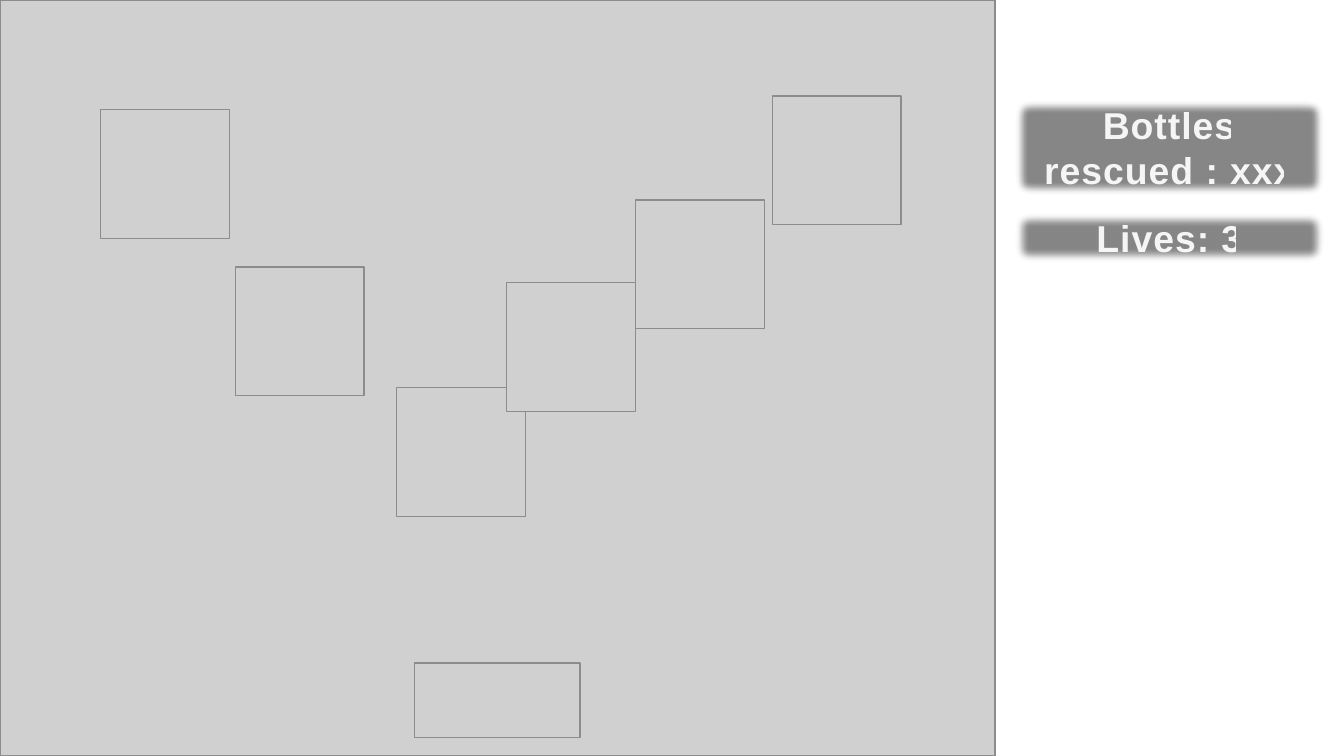
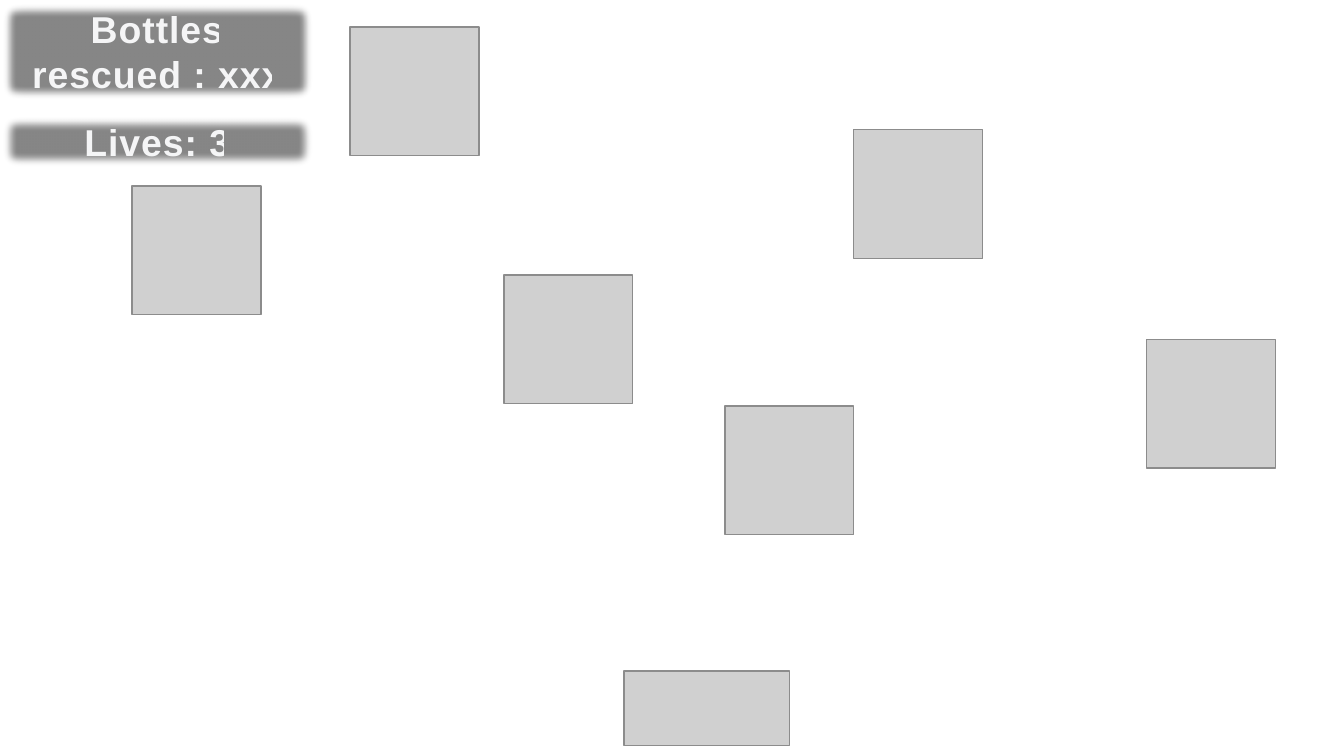
Before and after one commit to emi-fto/Project-Game---Save-the-Ocean-, a slide deck: slide 2 of Project game - Save the ocean!.pptx. Drawn at 1344x756 pixels with LibreOffice and Linux fonts; fonts in the diff are those of the drawing; grey boxes stand for pictures; background and template pictures are left out. Boxes give left, top, right and bottom in pixels: in the first picture for what was removed or moved away, otherwise in the second. Text is boxed around its words. In the diff, an @@ line names an element or a change of style, - is before the commit and + after.

```diff
--- a/Project game - Save the ocean!.pptx
+++ b/Project game - Save the ocean!.pptx
@@ text "Bottles rescued : xxx" moved from (x1=1044, y1=112, x2=1294, y2=192) to (x1=32, y1=16, x2=282, y2=96) @@
@@ picture removed at (x1=0, y1=0, x2=995, y2=756) @@
@@ picture moved from (x1=235, y1=267, x2=364, y2=396) to (x1=351, y1=27, x2=480, y2=156) @@
@@ text "Lives: 3" moved from (x1=1096, y1=225, x2=1242, y2=259) to (x1=84, y1=129, x2=230, y2=163) @@
@@ picture moved from (x1=636, y1=200, x2=765, y2=329) to (x1=853, y1=130, x2=982, y2=259) @@
@@ picture moved from (x1=101, y1=110, x2=230, y2=239) to (x1=132, y1=185, x2=261, y2=314) @@
@@ picture moved from (x1=396, y1=387, x2=526, y2=516) to (x1=504, y1=276, x2=633, y2=405) @@
@@ picture moved from (x1=773, y1=95, x2=902, y2=224) to (x1=1146, y1=340, x2=1275, y2=469) @@
@@ picture moved from (x1=507, y1=282, x2=636, y2=411) to (x1=724, y1=406, x2=853, y2=535) @@
@@ picture moved from (x1=415, y1=663, x2=581, y2=737) to (x1=624, y1=671, x2=789, y2=745) @@
```
Also in this commit, not shown: 1 other slide changed, 4 other files.
